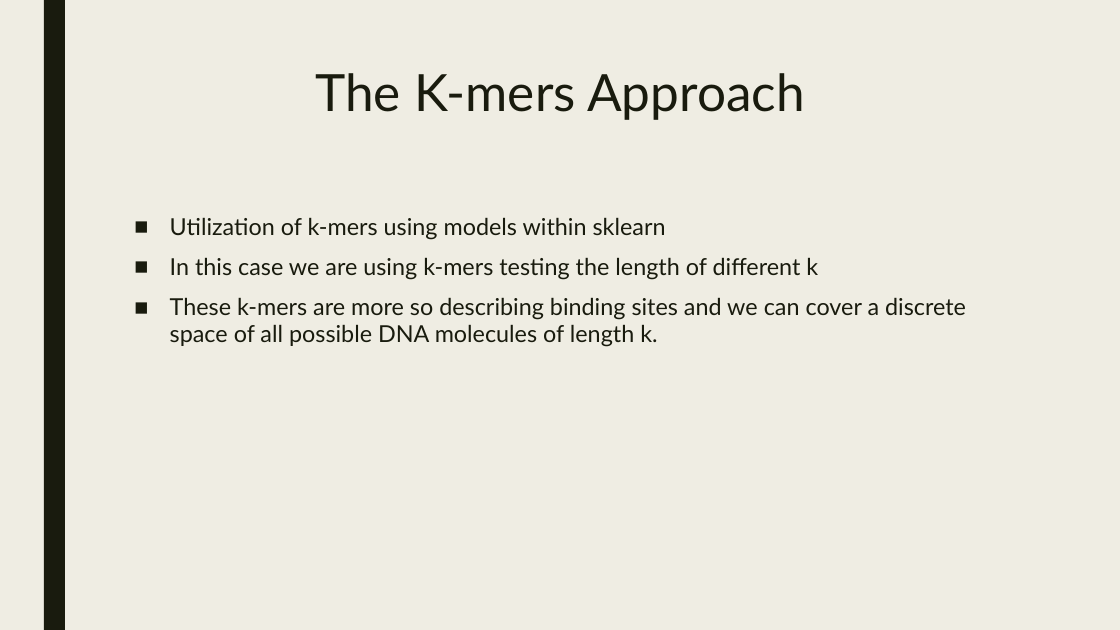
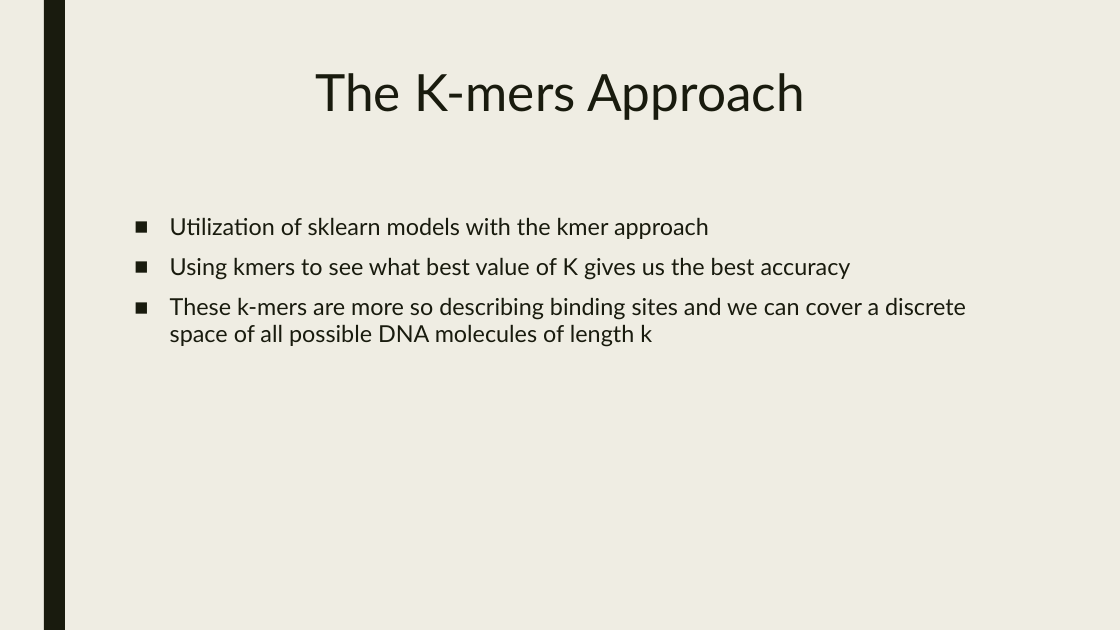
Before and after one commit to DanielLeski/CS4999-Research, a slide deck: slide 5 of Research Presentation.pptx. Drawn at 1120x630 pixels with LibreOffice and Linux fonts; fonts in the diff are those of the drawing. Boxes give left, top, right and bottom in pixels: in the first picture for what was removed or moved away, otherwise in the second. Text is boxed around its words. In the diff, an @@ line names an element or a change of style, - is before the commit and + after.

Commit message:
presentation added ROC and AUC

```diff
--- a/Research Presentation.pptx
+++ b/Research Presentation.pptx
@@ text at [170,217,966,347]: text changed @@
-■ Utilization of k-mers using models within sklearn
-■ In this case we are using k-mers testing the length of different k
-■ These k-mers are more so describing binding sites and we can cover a discrete space of all possible DNA molecules of length k.
+■ Utilization of sklearn models with the kmer approach
+■ Using kmers to see what best value of K gives us the best accuracy
+■ These k-mers are more so describing binding sites and we can cover a discrete space of all possible DNA molecules of length k
```
Also in this commit, not shown: 4 other slides changed, 3 slides added, 2 other files.
